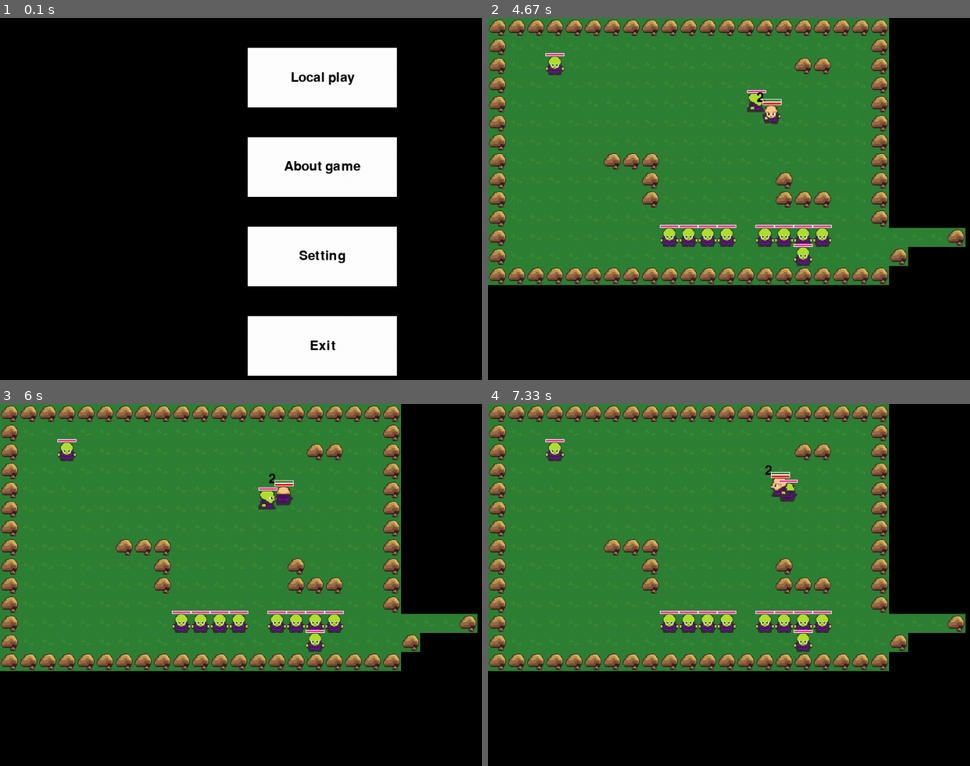
Above: before the commit, frames 1-4 (two rows, left to right).
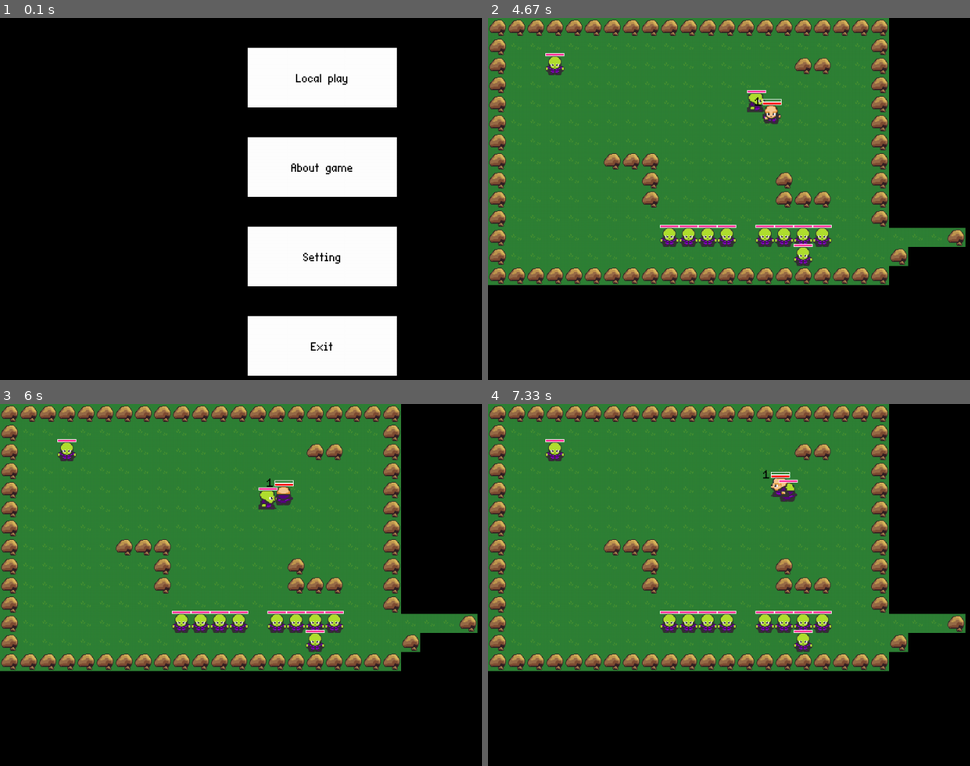
Above: after the commit, the same moments.

Repository: KrllF/PygameRPG
Game: pygame game, started from main.py
Same seed, same stepped clock (60 frames per second), same inputs: the game is played once before the commit and once after it.
Inputs (mouse positions are in pixels of both pictures, inside the frame that each line leads up to):
- Up to frame 1 (0.1 s): no input
- Up to frame 2 (4.67 s): click (810, 75) at 0.38 s; hold D 0.67-1.13 s; move the mouse to (786, 249) at 0.7 s; hold W 1.17-1.47 s; hold D 1.5-1.97 s; hold A 2-2.53 s; hold S 2.57-2.87 s; hold A 2.9-3.3 s; hold W 3.33-3.7 s; hold D 3.73-4.37 s; hold S from 4.4 s (still down)
- Up to frame 3 (6 s): release S at 4.77 s; hold A 4.8-5.27 s; hold D 5.3-5.77 s; hold W from 5.8 s (still down)
- Up to frame 4 (7.33 s): release W at 6.1 s; tap Space at 6.13 s; hold D 6.47-6.93 s; hold A from 6.97 s (still down)

The runs differ from the first frame. In frame 1, 0.9% of the frame differs, in the area x 58-75%, y 14-92%; in frame 2, less than 0.1%; in frame 3, less than 0.1%; in frame 4, less than 0.1%.

Commit message:
exp_bar and draw_level 2

Diff:
--- a/player.py
+++ b/player.py
@@ -43,7 +43,7 @@
         self.view = [0, 0]
 
         # player characteristics
-        self.level = 1
+        self.level = 0
         self.leveling_points = 0
         self.exp = start_exp_player
         self.speed = start_speed_player
@@ -214,7 +214,7 @@
 
     def draw_level(self):
         level_text = self.game.font.render(str(self.level), False,1 )
-        self.game.screen.blit(level_text,(self.rect.topleft[0] - 10, self.rect.topleft[1] - 23))
+        self.game.screen.blit(level_text,(self.rect.topleft[0] - 13, self.rect.topleft[1] - 23))
 
     def update(self):
         self.draw_level()
Binary file added: fonts/EightBits.ttf
